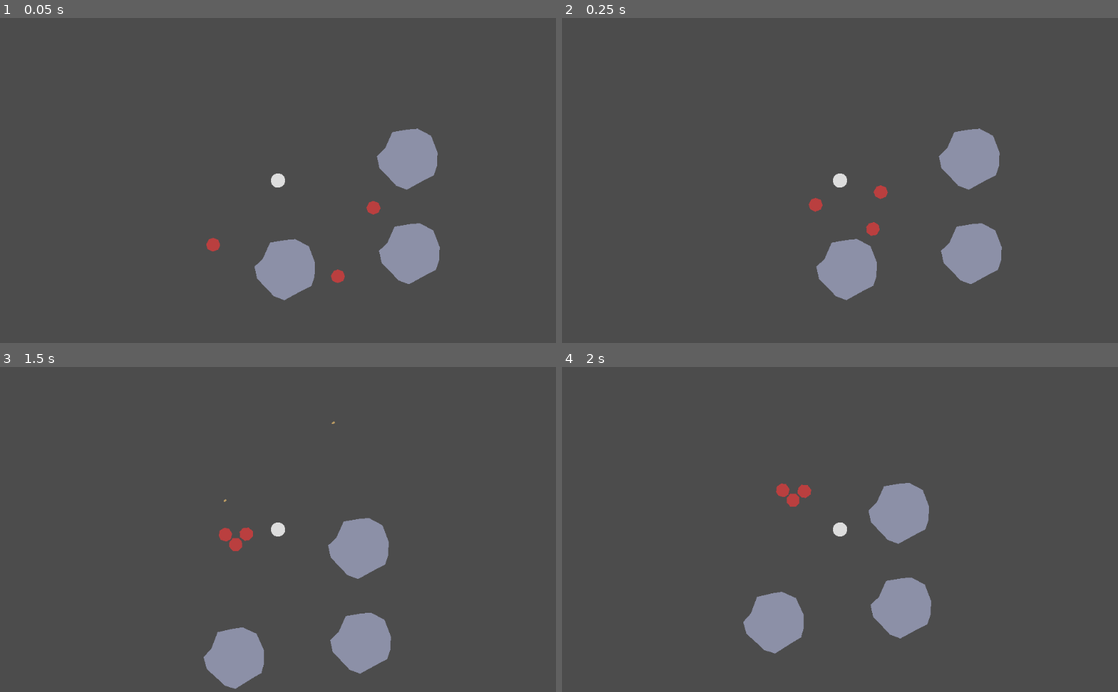
Above: before the commit, frames 1-4 (two rows, left to right).
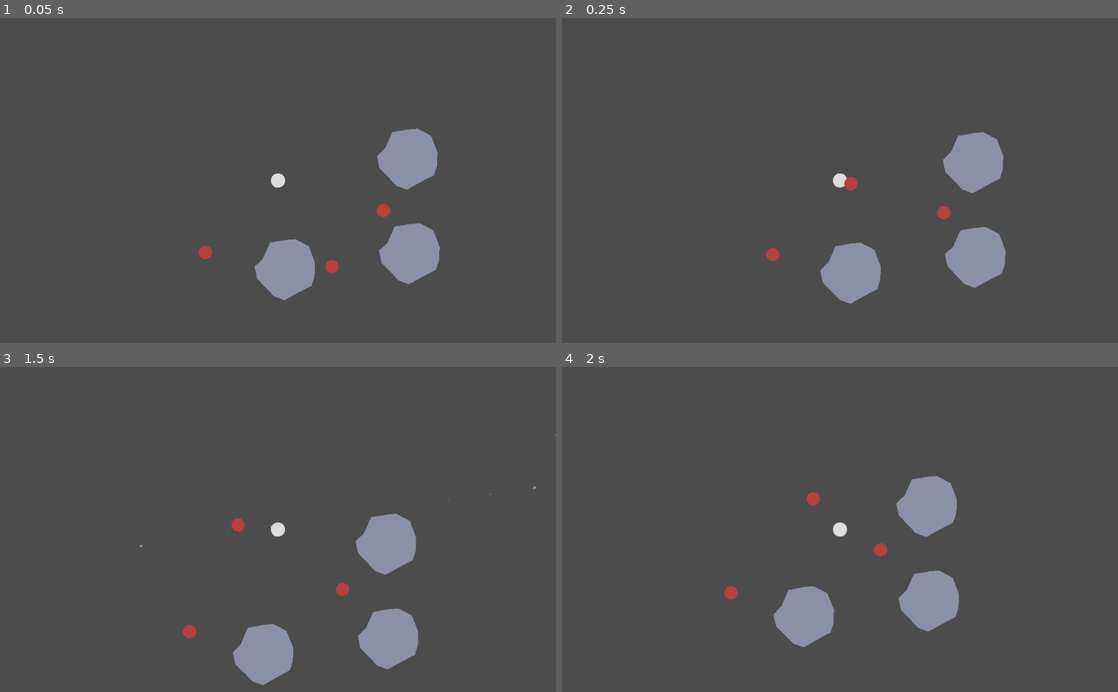
Above: after the commit, the same moments.

Repository: JeanShark-dev/godot-rock-survival
Game: Godot game, scene res://Main.tscn
Same seed, same stepped clock (60 frames per second), same inputs: the game is played once before the commit and once after it.
Inputs (mouse positions are in pixels of both pictures, inside the frame that each line leads up to):
- Up to frame 1 (0.05 s): no input
- Up to frame 2 (0.25 s): no input
- Up to frame 3 (1.5 s): move the mouse to (400, 513) at 0.52 s; press the mouse at (400, 513) at 0.53 s; hold D (gp_right) 0.53-1.28 s; move the mouse to (166, 545) at 1.27 s; release the mouse at (166, 545) at 1.28 s; hold S (gp_down) from 1.28 s (still down); click (166, 545) at 1.35 s
- Up to frame 4 (2 s): keep holding S (gp_down)

The runs differ from the first frame. In frame 1, 0.4% of the frame differs, in the area x 35-71%, y 56-82%; in frame 2, 1.6%; in frame 3, 5.8%; in frame 4, 6.0%, in the area x 29-72%, y 33-89%.

Commit message:
bullet spread, enemy move variables, full auto
- made gun full auto for convenience
 - added random spread to bullets
 - added variables to enemies for later

Diff:
--- a/9mm.gd
+++ b/9mm.gd
@@ -4,10 +4,10 @@
 export var speed = 1000
 var source
 
-func shoot(aim_position, gun_position, fireSource):
+func shoot(aim_position, gun_position, fireSource, spread):
 	source = fireSource
 	position = gun_position
-	direction = (aim_position - gun_position).normalized()
+	direction = (aim_position - gun_position + Vector2(randi()%spread*2 - spread, randi()%spread*2 - spread)).normalized()
 	rotation = direction.angle() + 0.5 * PI
 	apply_impulse(position*speed, direction*speed)
 
--- a/Gun9mm.gd
+++ b/Gun9mm.gd
@@ -4,13 +4,14 @@
 export (float) var rechamberTimeMax = 1
 export (PackedScene) var Bullet
 onready var BulletContainer = get_node("..")
+var randomBulletSpread = 10
 
 
 
 func _shoot():
 	var pew = Bullet.instance()
 	BulletContainer.add_child(pew)
-	pew.shoot(get_global_mouse_position(), position, "Player")
+	pew.shoot(get_global_mouse_position(), position, "Player", randomBulletSpread)
 
 func _process(delta):
 	if rechamberTime < 0:
@@ -18,6 +19,6 @@
 	if rechamberTime > 0:
 		rechamberTime -= 10*delta
 		pass
-	if (Input.is_action_just_pressed("M1") && rechamberTime == 0):
+	if (Input.is_action_pressed("M1") && rechamberTime == 0):
 		_shoot()
 		rechamberTime = rechamberTimeMax
--- /dev/null
+++ b/Main.gd
@@ -0,0 +1,16 @@
+extends Node2D
+
+
+# Declare member variables here. Examples:
+# var a = 2
+# var b = "text"
+
+
+# Called when the node enters the scene tree for the first time.
+func _ready():
+	randomize()
+
+
+# Called every frame. 'delta' is the elapsed time since the previous frame.
+#func _process(delta):
+#	pass
--- a/Main.tscn
+++ b/Main.tscn
@@ -1,8 +1,9 @@
-[gd_scene load_steps=7 format=2]
+[gd_scene load_steps=8 format=2]
 
 [ext_resource path="res://PlayerContainer.tscn" type="PackedScene" id=1]
 [ext_resource path="res://ContextObstacle.tscn" type="PackedScene" id=2]
 [ext_resource path="res://swarm.tscn" type="PackedScene" id=3]
+[ext_resource path="res://Main.gd" type="Script" id=4]
 
 [sub_resource type="PhysicsMaterial" id=1]
 resource_local_to_scene = true
@@ -17,6 +18,7 @@
 absorbent = true
 
 [node name="Main" type="Node2D"]
+script = ExtResource( 4 )
 
 [node name="PlayerContainer" parent="." instance=ExtResource( 1 )]
 
@@ -38,12 +40,18 @@
 
 [node name="EnemyRBody" parent="EnemyContainer" instance=ExtResource( 3 )]
 position = Vector2( 147, 42 )
+speed = 50.0
 maxHP = 100.0
+attackRange = 50.0
 
 [node name="EnemyRBody2" parent="EnemyContainer" instance=ExtResource( 3 )]
 position = Vector2( 91, 146 )
+speed = 1000.0
 maxHP = 10.0
+attackRange = 5.0
 
 [node name="EnemyRBody3" parent="EnemyContainer" instance=ExtResource( 3 )]
 position = Vector2( -101, 100 )
+speed = 20.0
 maxHP = 2000.0
+attackRange = 25.0
--- a/swarm.gd
+++ b/swarm.gd
@@ -1,7 +1,8 @@
 extends RigidBody2D
 
-var speed = 500
+export (float) var speed
 export (float) var maxHP
+export (float) var attackRange
 onready var HP = maxHP
 var incomingDamage = 0
 var canTakeDamage = true
@@ -12,7 +13,7 @@
 var dying = false
 
 func _physics_process(delta):
-	if position.distance_to(target) > 5:
+	if position.distance_to(target) > attackRange+10:
 		apply_central_impulse(position.direction_to(target)*speed)
 
 func _process(_delta):
